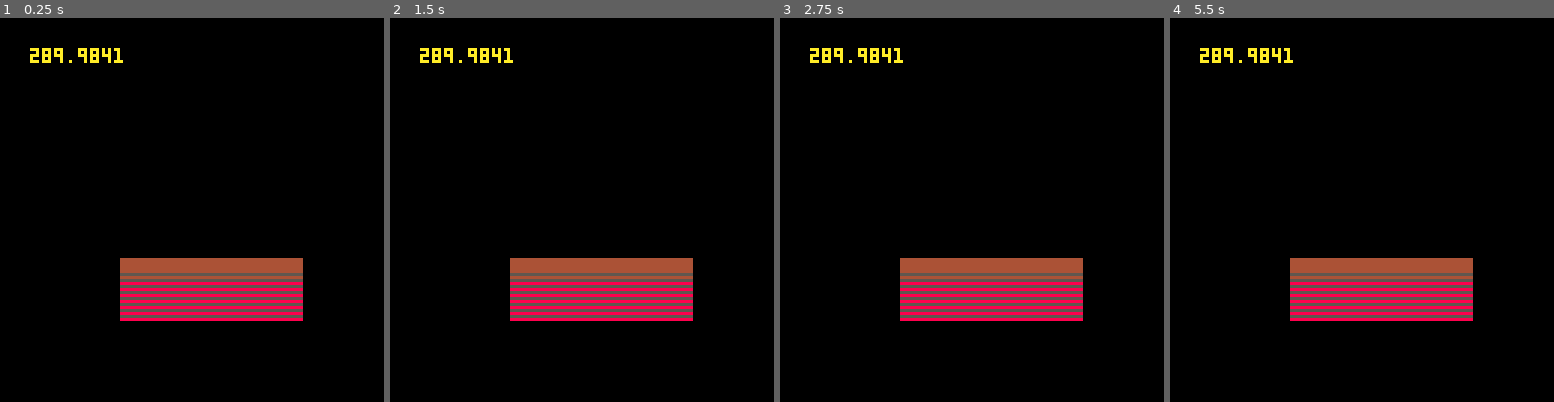
Above: before the commit, frames 1-4 (left to right).
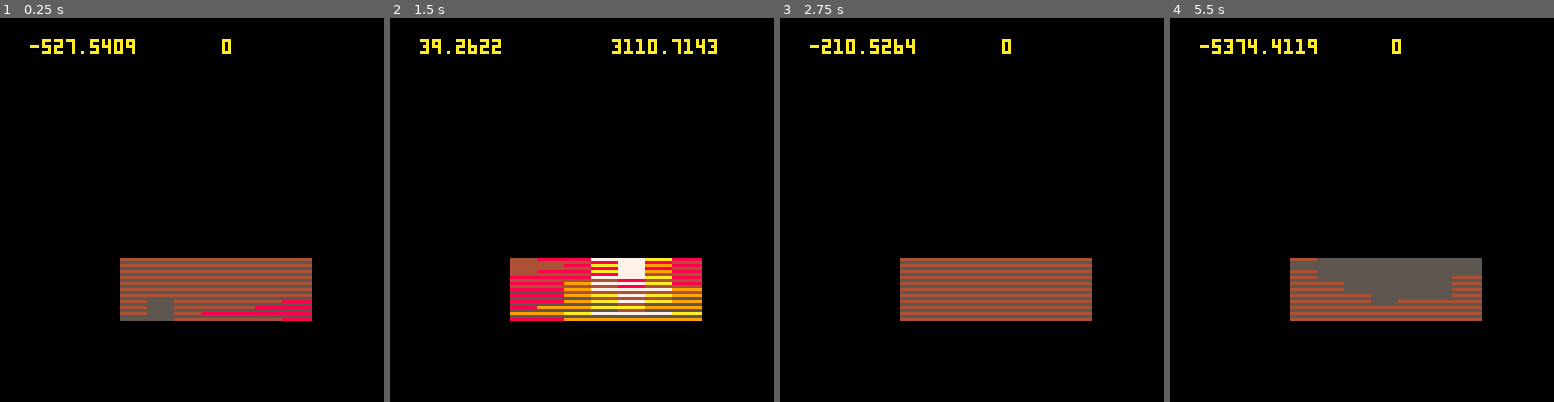
Above: after the commit, the same moments.

Repository: adparadise/pico8-games
Game: PICO-8 cartridge yulelog.p8
The game is run twice, just before and just after one commit, with the same random seed, the same clock (stepped at 60 frames per second) and the same inputs.
Inputs:
- Up to frame 1 (0.25 s): no input
- Up to frame 2 (1.5 s): no input
- Up to frame 3 (2.75 s): no input
- Up to frame 4 (5.5 s): no input

The runs differ from the first frame. In frame 1, 4.2% of the frame differs, in the area x 7-82%, y 5-79%; in frame 2, 6.7%, in the area x 7-86%, y 5-79%; in frame 3, 4.6%; in frame 4, 5.9%.

Commit message:
moving hotspots

Diff:
--- a/yulelog.p8
+++ b/yulelog.p8
@@ -3,20 +3,23 @@
 __lua__
 
 log=0
+hots={}
 
 function _init()
   log=create_log(40,80,60,20)
+  for i=0,2 do
+    hots[i]=create_hot()
+  end
 end
 
 function _update()
-
+  update_hots()
 end
 
 function _draw()
   cls()
   draw_log(log)
 end
-
 
 function create_log(x,y,w,h)
   log = {}
@@ -39,8 +42,45 @@
   return log
 end
 
+function create_hot()
+  hot={}
+  randomize_hot(hot)
+  return hot
+end
+
+function update_hots()
+  for hot in all(hots) do
+    hot.y-=0.5
+    hot.t+=0.01
+    local s=sin(hot.t)
+    hot.x+=s
+    hot.heat+=s
+    if hot.y < 64 then
+      randomize_hot(hot)
+    end
+  end
+end
+
+function randomize_hot(hot)
+  hot.x=rnd(80)+20
+  hot.y=64+rnd(128)
+  hot.t=rnd(500)/500
+  hot.heat=500
+end
+
 col_table={5,  4,  8,  9, 10,7}
 col_thrsh={0,200,300,350,375}
+
+function get_heat(x,y)
+  local heat=0
+  for hot in all(hots) do
+    local dx=hot.x-x
+    local dy=hot.y-y
+    local d2=sqrt(dx*dx+dy*dy)
+    heat+=hot.heat*128/d2
+  end
+  return heat
+end
 
 function draw_log(log)
   rectfill(log.x,log.y,
@@ -48,21 +88,38 @@
            log.y+log.h,
            5)
   local max=0
+  local min=999999999999
+  local heat=0
   for i=0,log.h do
     local shoot=log.shoots[i]
     local y=log.y+i
-    local col=0
-    for j,val in pairs(col_table) do
-      local thresh=col_thrsh[j]
-      col=val
-      if thresh == nil then break end
-      if thresh>shoot.weight then break end
+    for j=0,log.w/3 do
+      local x=log.x+j*3
+      local w=0
+      local col=0
+      if j%3 == 0 then
+        heat=get_heat(x,y)
+      end
+      w=heat+shoot.weight
+      if heat > max then max=heat end
+      if heat < min then min=heat end
+      col=col_lookup(w)
+      line(x,y,x+3,y,col)
     end
-    line(log.x,y,
-         log.x+log.w,y,col)
-    if shoot.weight>max then max=shoot.weight end
-  end
-  print(max, 10, 10,10)
+  end
+  print(min,10,7,10)
+  print(max,74,7,10)
+end
+
+function col_lookup(w)
+  local col
+  for j,val in pairs(col_table) do
+    local thresh=col_thrsh[j]
+    col=val
+    if thresh == nil then break end
+    if thresh>w then break end
+  end
+  return col
 end
 __gfx__
 00000000000000000000000000000000000000000000000000000000000000000000000000000000000000000000000000000000000000000000000000000000
